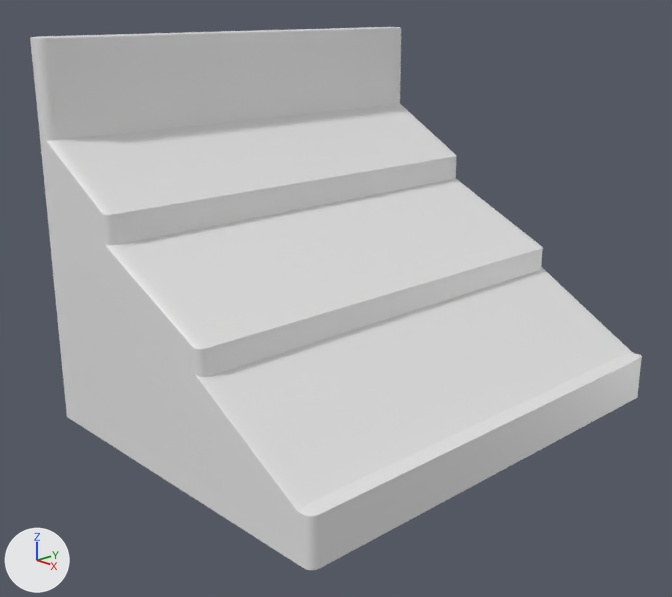
Renders of the Blender file LinguaSpot/Assets/Blender models/GroceryStore.blend from each side of a commit.
Rendered twice from a 50 mm lens placed at (6.72, -6.67, 4.03), pointed at (-0.02, -0.33, 1.06). Lighting does not change. The marker at lower left points along +X, +Y and +Z.
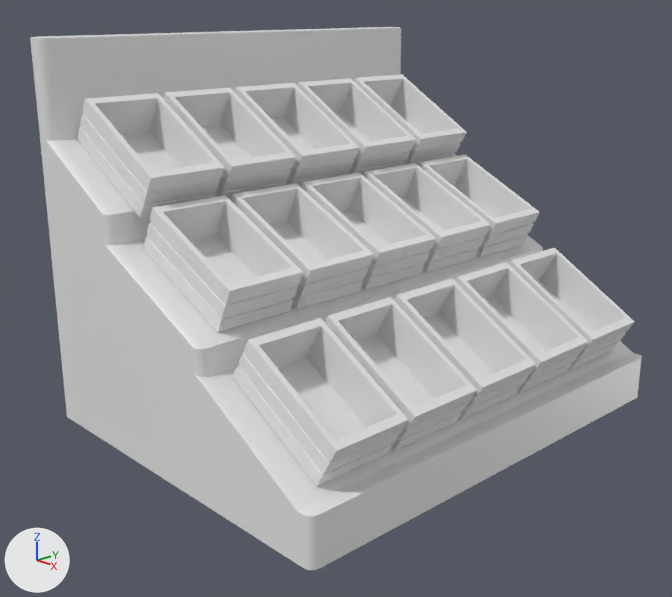
Boxes (x1, y1, x2, y2) around the edits, measured in the pictures (672 x 597 px):
'Cube.003', added
    after: (233, 318, 408, 486)
'Cube.011', added
    after: (143, 195, 303, 332)
'Cube.006', added
    after: (77, 93, 225, 218)
'Cube.001', added
    after: (325, 297, 477, 451)
'Cube.012', added
    after: (231, 183, 374, 309)
'Cube.002', added
    after: (394, 278, 536, 420)
'Cube.007', added
    after: (164, 88, 296, 200)
'Cube.013', added
    after: (301, 173, 436, 290)
'Cube.004', added
    after: (455, 262, 589, 393)
'Cube.008', added
    after: (235, 83, 360, 187)
'Cube.014', added
    after: (363, 163, 491, 272)
'Cube.005', added
    after: (509, 248, 635, 370)
'Cube.009', added
    after: (298, 78, 416, 175)
'Cube.015', added
    after: (419, 155, 540, 257)
'Cube.010', added
    after: (354, 74, 467, 166)

The change, as a list of edits to the scene's bpy script:
```text
Add ob_cube_015:
    ob_cube_015 = bpy.data.objects.new('Cube.015', me_cube_017)  # 48 vertices, 46 faces; spans x -3.61..-1.55, y 7.8..9.8, z -1.9..0.54; modifiers BEVEL
    ob_cube_015.location = (1.34, -1.81, 0.83)
    ob_cube_015.rotation_euler = (0.0, 0.525, 0.0)  # degrees (0, 30, 0)
    ob_cube_015.scale = (0.622, 0.41, -0.233)
Add ob_cube_014:
    ob_cube_014 = bpy.data.objects.new('Cube.014', me_cube_016)  # 48 vertices, 46 faces; spans x -3.61..-1.55, y 5.6..7.6, z -1.9..0.54; modifiers BEVEL
    ob_cube_014.location = (1.34, -1.81, 0.83)
    ob_cube_014.rotation_euler = (0.0, 0.525, 0.0)  # degrees (0, 30, 0)
    ob_cube_014.scale = (0.622, 0.41, -0.233)
Add ob_cube_013:
    ob_cube_013 = bpy.data.objects.new('Cube.013', me_cube_015)  # 48 vertices, 46 faces; spans x -3.61..-1.55, y 3.4..5.4, z -1.9..0.54; modifiers BEVEL
    ob_cube_013.location = (1.34, -1.81, 0.83)
    ob_cube_013.rotation_euler = (0.0, 0.525, 0.0)  # degrees (0, 30, 0)
    ob_cube_013.scale = (0.622, 0.41, -0.233)
Add ob_cube_012:
    ob_cube_012 = bpy.data.objects.new('Cube.012', me_cube_014)  # 48 vertices, 46 faces; spans x -3.61..-1.55, y 1.2..3.2, z -1.9..0.54; modifiers BEVEL
    ob_cube_012.location = (1.34, -1.81, 0.83)
    ob_cube_012.rotation_euler = (0.0, 0.525, 0.0)  # degrees (0, 30, 0)
    ob_cube_012.scale = (0.622, 0.41, -0.233)
Add ob_cube_011:
    ob_cube_011 = bpy.data.objects.new('Cube.011', me_cube_013)  # 48 vertices, 46 faces; spans x -3.61..-1.55, y -1.0..1.0, z -1.9..0.54; modifiers BEVEL
    ob_cube_011.location = (1.34, -1.81, 0.83)
    ob_cube_011.rotation_euler = (0.0, 0.525, 0.0)  # degrees (0, 30, 0)
    ob_cube_011.scale = (0.622, 0.41, -0.233)
Add ob_cube_010:
    ob_cube_010 = bpy.data.objects.new('Cube.010', me_cube_012)  # 48 vertices, 46 faces; spans x -5.8..-3.8, y 7.8..9.8, z -2.47..-0.45; modifiers BEVEL
    ob_cube_010.location = (1.34, -1.81, 0.83)
    ob_cube_010.rotation_euler = (0.0, 0.525, 0.0)  # degrees (0, 30, 0)
    ob_cube_010.scale = (0.622, 0.41, -0.233)
Add ob_cube_009:
    ob_cube_009 = bpy.data.objects.new('Cube.009', me_cube_011)  # 48 vertices, 46 faces; spans x -5.8..-3.8, y 5.6..7.6, z -2.47..-0.45; modifiers BEVEL
    ob_cube_009.location = (1.34, -1.81, 0.83)
    ob_cube_009.rotation_euler = (0.0, 0.525, 0.0)  # degrees (0, 30, 0)
    ob_cube_009.scale = (0.622, 0.41, -0.233)
Add ob_cube_008:
    ob_cube_008 = bpy.data.objects.new('Cube.008', me_cube_010)  # 48 vertices, 46 faces; spans x -5.8..-3.8, y 3.4..5.4, z -2.47..-0.45; modifiers BEVEL
    ob_cube_008.location = (1.34, -1.81, 0.83)
    ob_cube_008.rotation_euler = (0.0, 0.525, 0.0)  # degrees (0, 30, 0)
    ob_cube_008.scale = (0.622, 0.41, -0.233)
Add ob_cube_007:
    ob_cube_007 = bpy.data.objects.new('Cube.007', me_cube_009)  # 48 vertices, 46 faces; spans x -5.8..-3.8, y 1.2..3.2, z -2.47..-0.45; modifiers BEVEL
    ob_cube_007.location = (1.34, -1.81, 0.83)
    ob_cube_007.rotation_euler = (0.0, 0.525, 0.0)  # degrees (0, 30, 0)
    ob_cube_007.scale = (0.622, 0.41, -0.233)
Add ob_cube_006:
    ob_cube_006 = bpy.data.objects.new('Cube.006', me_cube_008)  # 48 vertices, 46 faces; spans x -5.8..-3.8, y -1.0..1.0, z -2.47..-0.45; modifiers BEVEL
    ob_cube_006.location = (1.34, -1.81, 0.83)
    ob_cube_006.rotation_euler = (0.0, 0.525, 0.0)  # degrees (0, 30, 0)
    ob_cube_006.scale = (0.622, 0.41, -0.233)
Add ob_cube_005:
    ob_cube_005 = bpy.data.objects.new('Cube.005', me_cube_007)  # 48 vertices, 46 faces; spans x -1.0..1.0, y 7.8..9.8, z -1.0..1.0; modifiers BEVEL
    ob_cube_005.location = (1.34, -1.81, 0.83)
    ob_cube_005.rotation_euler = (0.0, 0.525, 0.0)  # degrees (0, 30, 0)
    ob_cube_005.scale = (0.622, 0.41, -0.233)
Add ob_cube_004:
    ob_cube_004 = bpy.data.objects.new('Cube.004', me_cube_006)  # 72 vertices, 70 faces; spans x -1.0..1.0, y 5.6..7.6, z -1.0..1.0; modifiers BEVEL
    ob_cube_004.location = (1.34, -1.81, 0.83)
    ob_cube_004.rotation_euler = (0.0, 0.525, 0.0)  # degrees (0, 30, 0)
    ob_cube_004.scale = (0.622, 0.41, -0.233)
Add ob_cube_002:
    ob_cube_002 = bpy.data.objects.new('Cube.002', me_cube_005)  # 72 vertices, 70 faces; spans x -1.0..1.0, y 3.4..5.4, z -1.0..1.0; modifiers BEVEL
    ob_cube_002.location = (1.34, -1.81, 0.83)
    ob_cube_002.rotation_euler = (0.0, 0.525, 0.0)  # degrees (0, 30, 0)
    ob_cube_002.scale = (0.622, 0.41, -0.233)
Add ob_cube_001:
    ob_cube_001 = bpy.data.objects.new('Cube.001', me_cube_004)  # 48 vertices, 46 faces; spans x -1.0..1.0, y 1.2..3.2, z -1.0..1.0; modifiers BEVEL
    ob_cube_001.location = (1.34, -1.81, 0.83)
    ob_cube_001.rotation_euler = (0.0, 0.525, 0.0)  # degrees (0, 30, 0)
    ob_cube_001.scale = (0.622, 0.41, -0.233)
Add ob_cube_003:
    ob_cube_003 = bpy.data.objects.new('Cube.003', me_cube_003)  # 72 vertices, 70 faces; spans x -1.0..1.0, y -1.0..1.0, z -1.0..1.0; modifiers BEVEL
    ob_cube_003.location = (1.34, -1.81, 0.83)
    ob_cube_003.rotation_euler = (0.0, 0.525, 0.0)  # degrees (0, 30, 0)
    ob_cube_003.scale = (0.622, 0.41, -0.233)
```
